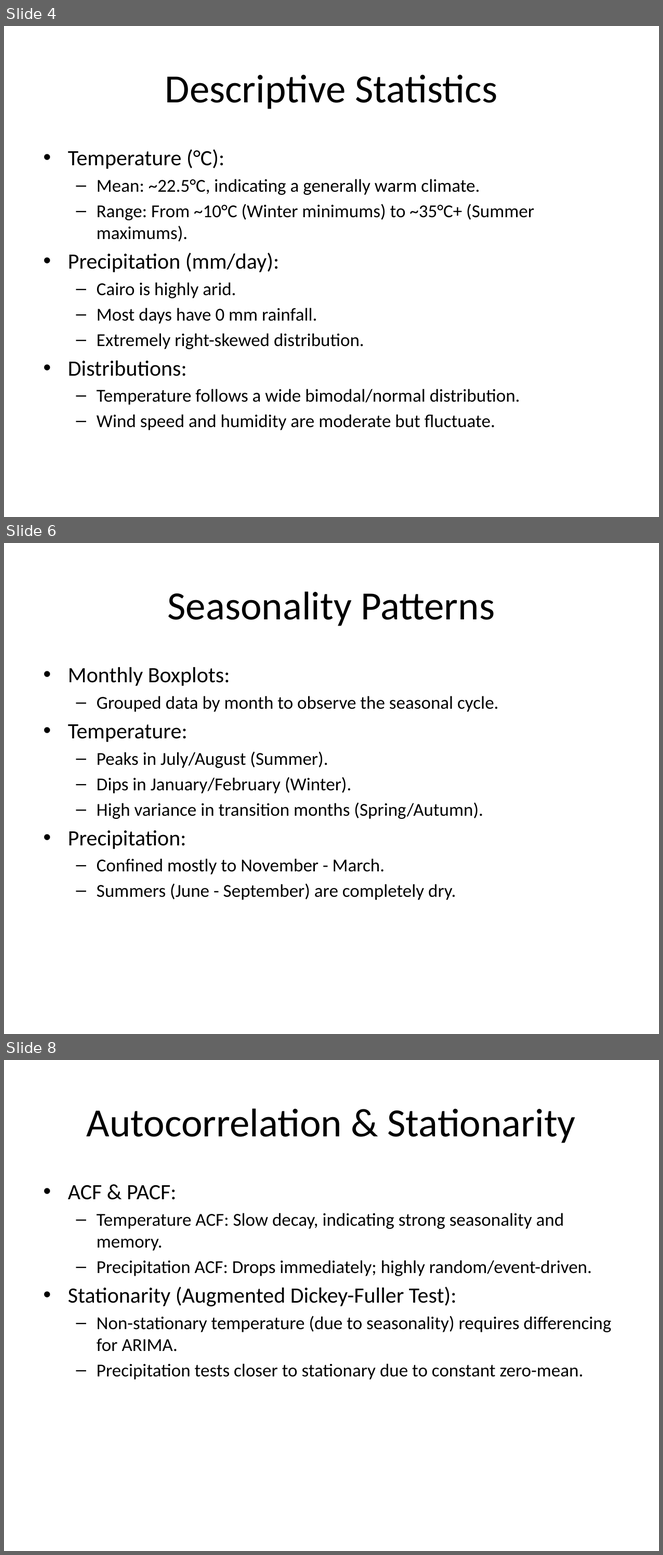
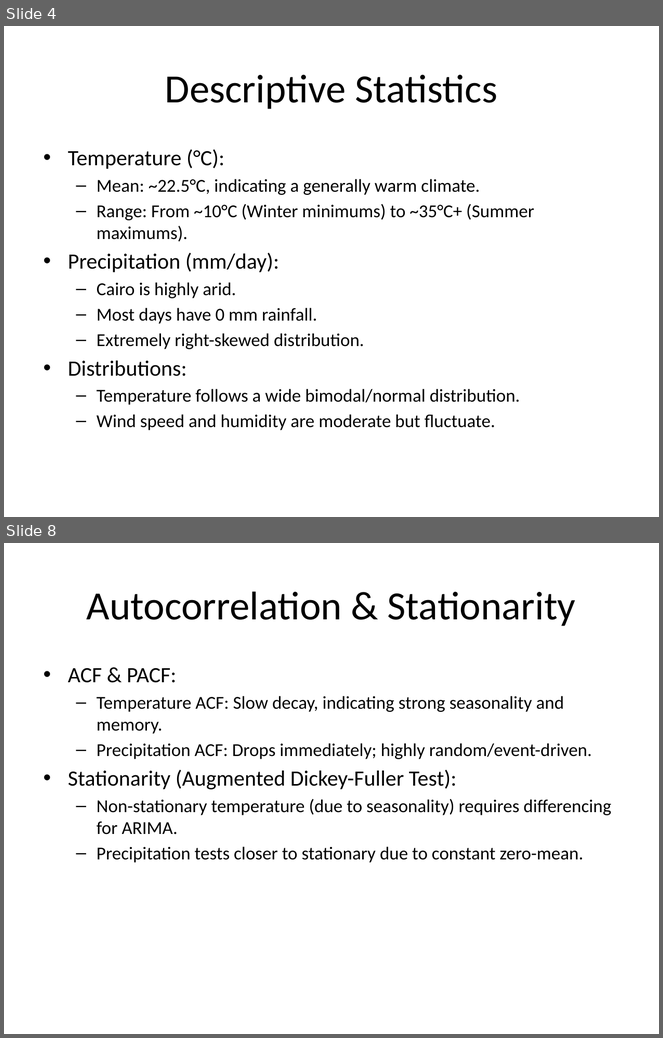
Before and after one commit to ToqaGhozlan/Machine_Learning_Summer_Intern_R5, a slide deck: ahmed essam tasks/task4/Task4_Presentation.pptx. Shown one above the other, each under a label of ours: slides 4, 6 and 8 before the commit, slides 4 and 8 after it; the slides between them are not shown. The pictures are 663x1555 and 663x1038 pixels, drawn with LibreOffice and Linux fonts; fonts in the diff are those of the drawing. Boxes give left, top, right and bottom in pixels: in the first picture for what was removed or moved away, otherwise in the second. Text is boxed around its words. In the diff, an @@ line names an element or a change of style, - is before the commit and + after.

```diff
--- a/ahmed essam tasks/task4/Task4_Presentation.pptx
+++ b/ahmed essam tasks/task4/Task4_Presentation.pptx
@@ slide 6 removed at [4, 543, 659, 1034], background #FFFFFF @@
@@ title removed at [168, 591, 495, 626] @@
-Seasonality Patterns
@@ text removed at [68, 667, 499, 900] @@
-• Monthly Boxplots:
-  – Grouped data by month to observe the seasonal cycle.
-• Temperature:
-  – Peaks in July/August (Summer).
-  – Dips in January/February (Winter).
-  – High variance in transition months (Spring/Autumn).
-• Precipitation:
-  – Confined mostly to November - March.
-  – Summers (June - September) are completely dry.
```
Also in this commit, not shown: 4 slides changed, 2 slides added, 1 other slide removed.
